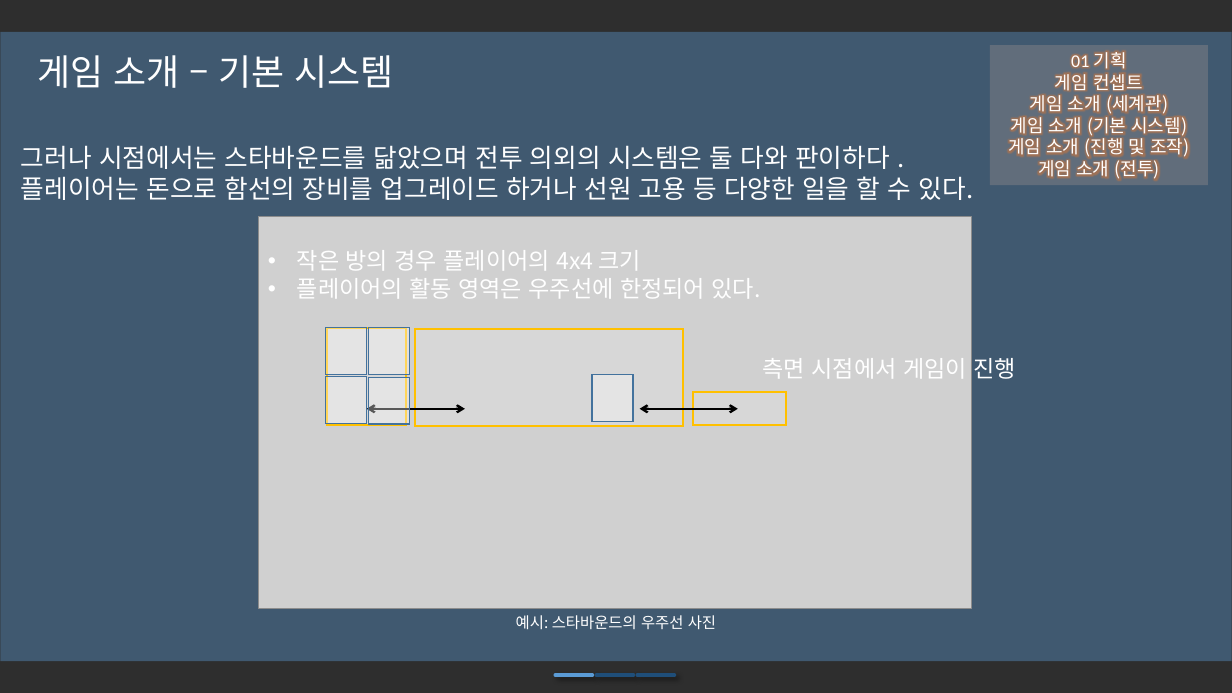
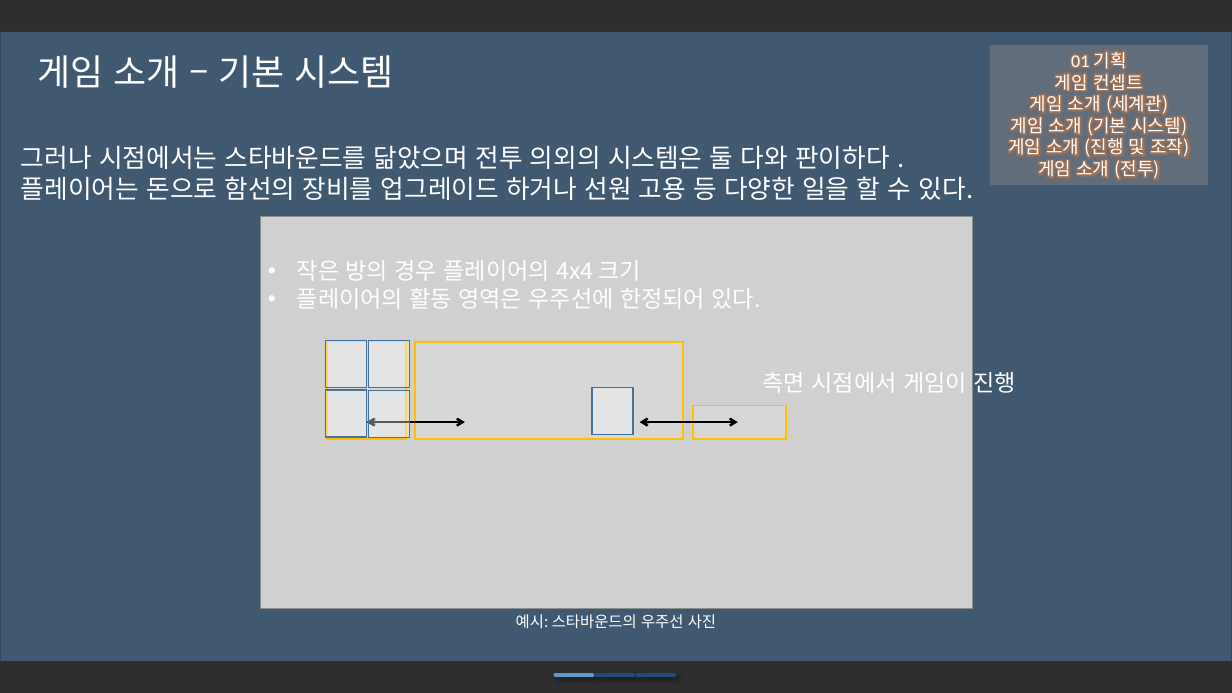
Before and after one commit to iconstudio/2017-Platformer, a slide deck: slide 9 of slides/Cosmos_20171105.pptx. Drawn at 1232x693 pixels with LibreOffice and Linux fonts; fonts in the diff are those of the drawing; grey boxes stand for pictures; background and template pictures are left out; a plain dark background stands for a picture behind light text. Boxes give left, top, right and bottom in pixels: in the first picture for what was removed or moved away, otherwise in the second. Text is boxed around its words. In the diff, an @@ line names an element or a change of style, - is before the commit and + after.

```diff
--- a/slides/Cosmos_20171105.pptx
+++ b/slides/Cosmos_20171105.pptx
@@ text "작은 방의 경우 플레이어의 4x4 ...": place and size @@
-text "작은 방의 경우 플레이어의 4x4 ..." at <box>297,250,761,298</box>
+text "작은 방의 경우 플레이어의 4x4 ..." at <box>297,260,761,308</box>
@@ 8 rectangles, 2 double arrows, 1 text: place and size @@
-8 rectangles, 2 double arrows, 1 text at <box>325,327,1016,426</box>
+8 rectangles, 2 double arrows, 1 text at <box>325,341,1016,439</box>
```
Also in this commit, not shown: 8 other slides changed, 7 other files.
